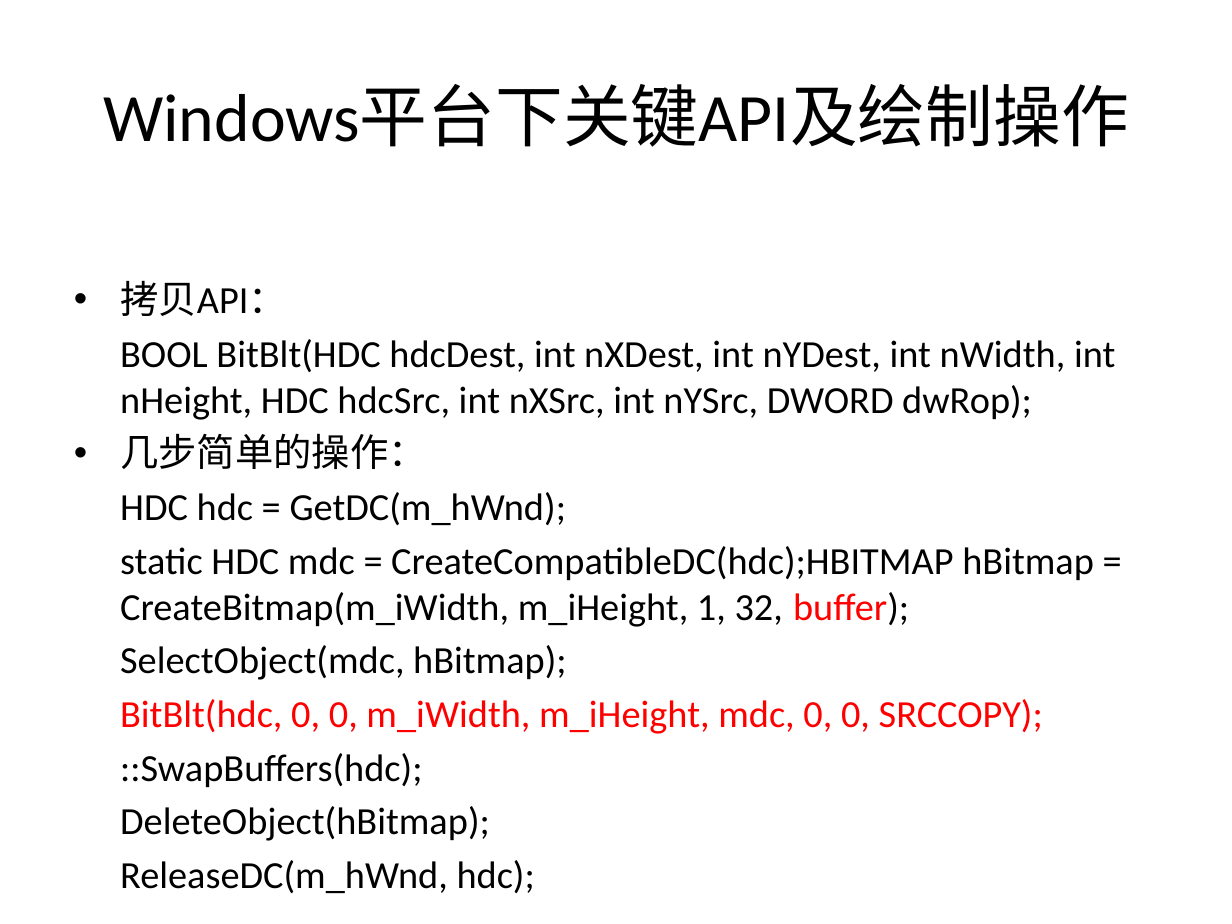
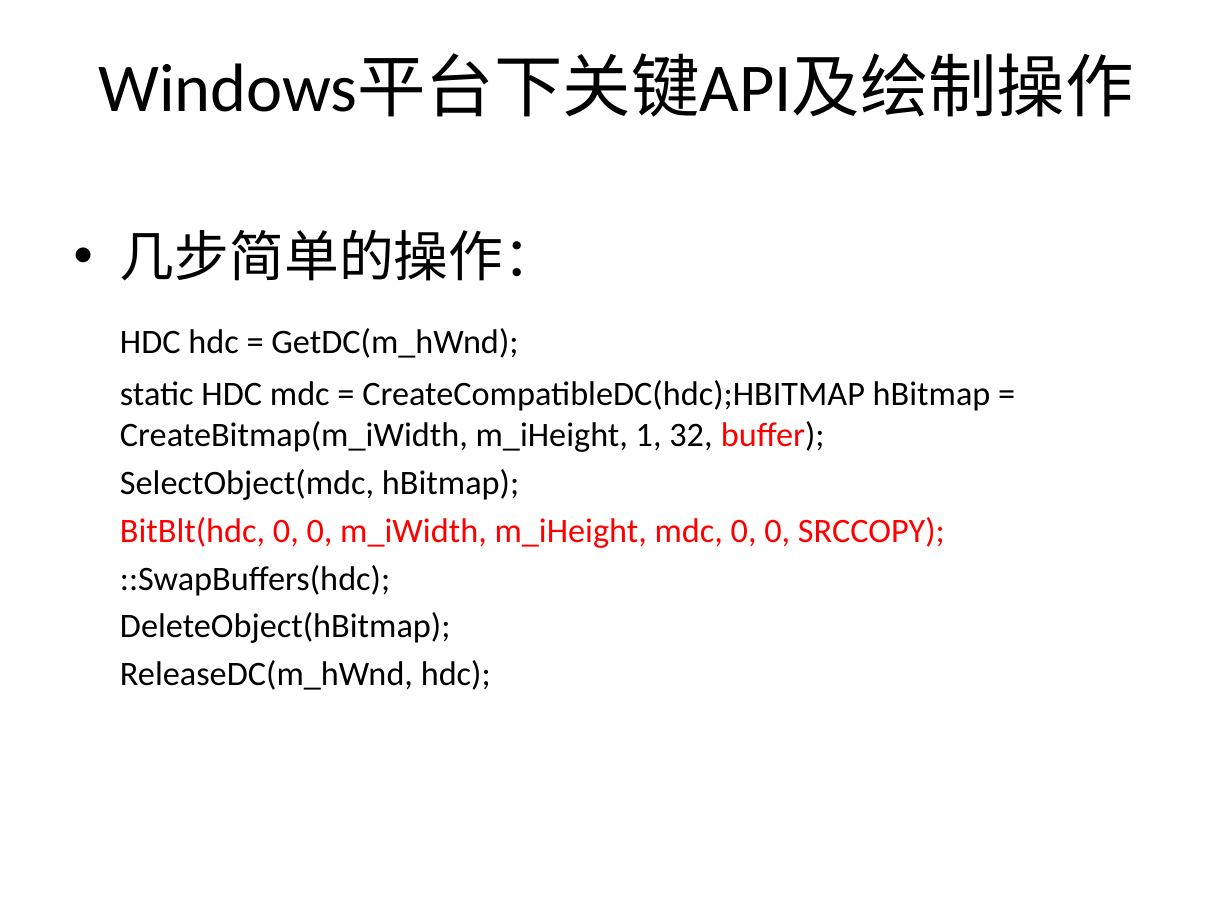
Before and after one commit to SeventhMage/MagicX, a slide deck: slide 9 of SoftEngine/doc/SoftwareRender.pptx (slide 8 before the commit). Drawn at 1232x924 pixels with LibreOffice and Linux fonts; fonts in the diff are those of the drawing; background and template pictures are left out. Boxes give left, top, right and bottom in pixels: in the first picture for what was removed or moved away, otherwise in the second. Text is boxed around its words. In the diff, an @@ line names an element or a change of style, - is before the commit and + after.

```diff
--- a/SoftEngine/doc/SoftwareRender.pptx
+++ b/SoftEngine/doc/SoftwareRender.pptx
@@ title "Windows平台下关键API及绘制操作" at (x1=98, y1=54, x2=1133, y2=117): size 39.6 to 40 pt; vertical alignment middle to top @@
@@ text "几步简单的操作：" at (x1=120, y1=230, x2=991, y2=690): size 22.4 to 32 pt in "几步简单的操作："; size 22.4 to 20 pt; more space between paragraphs @@
@@ text at (x1=120, y1=280, x2=1115, y2=420): paragraphs removed @@
-• 拷贝API：
-BOOL BitBlt(HDC hdcDest, int nXDest, int nYDest, int nWidth, int nHeight, HDC hdcSrc, int nXSrc, int nYSrc, DWORD dwRop);
```
Also in this commit, not shown: 33 other slides changed, 16 slides added, 1 slide removed.
